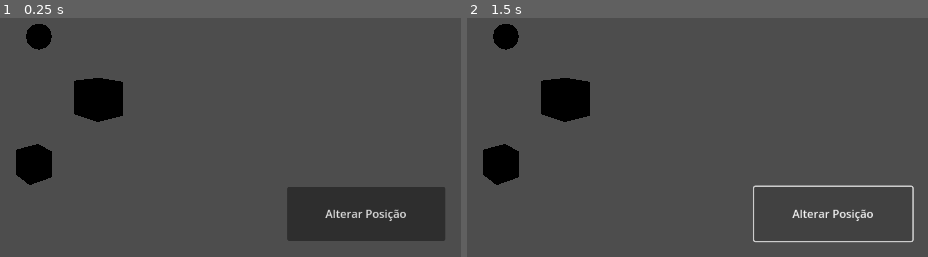
Above: before the commit, frames 1-2 (left to right).
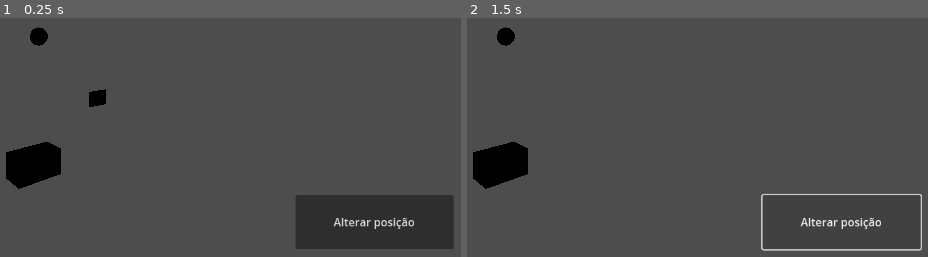
Above: after the commit, the same moments.

Repository: amandafontes/M5-Inteli
Game: Godot game, scene res://node_3d.tscn
The game is run twice, just before and just after one commit, with the same random seed, the same clock (stepped at 60 frames per second) and the same inputs.
Inputs:
- Up to frame 1 (0.25 s): no input
- Up to frame 2 (1.5 s): click "Alterar Posição" (after the commit: "Alterar posição") at 0.5 s; click "Alterar Posição" (after the commit: "Alterar posição") at 1.25 s

The runs differ from the first frame. In frame 1, 6.0% of the frame differs, in the area x 1-99%, y 2-97%; in frame 2, 4.6%.

Commit message:
Funções para concretizar a movimentação do robô no GODOT
- Inserção das funções para receber coordenadas via requisição HTTP e realizar a movimentação do robô.

- Adição de rota no script Flask para realizar o envio da última coordenada salva no banco de dados.

Diff:
--- a/Robô Digital/Simulação GODOT/Request_button.gd
+++ b/Robô Digital/Simulação GODOT/Request_button.gd
@@ -1,6 +1,12 @@
 extends Button
 
 @export var URL = "http://127.0.0.1:3000/posicao_atual"
+var Ponta_robo
+var Posicao
+
+func _ready():
+	Ponta_robo = get_node("RigidBody3D")
+	print(Ponta_robo)
 
 func _on_Request_button_button_down():
 	$HTTPRequest.request(URL)
@@ -8,3 +14,6 @@
 func _on_http_request_request_completed(_result, _response_code, _headers, _body):
 	var output = _body.get_string_from_utf8()
 	print(output)
+
+	Ponta_robo.position = (Vector3(0, 0, 0))
+	Ponta_robo.translate = (Vector3(float(output.get_slice(",", 0)), float(output.get_slice(",", 1)), float(output.get_slice(",", 2))))
--- /dev/null
+++ b/Robô Digital/Simulação GODOT/node_3d.gd
@@ -0,0 +1,38 @@
+extends Node3D
+
+# Declaração das variáveis que serão utilizadas posteriormente
+var URL = "http://127.0.0.1:3000/posicao_atual"
+var coordenada_x
+var coordenada_y
+var coordenada_z
+var ponta_robo
+var posicao_atual = []
+
+# Função para armazenamento do nodo referente ao robô
+func _ready():
+	ponta_robo = get_node("Ponta_RigidBody3D")
+	print(ponta_robo)
+
+# Função para envio da requisição HTTP a partir do botão "Alterar posição"
+func _on_request_button_pressed():
+	$CanvasLayer/Request_button/HTTPRequest.request(URL)
+
+# Função para a movimentação do robô a partir da coordenada enviada pela requisição
+func _on_http_request_request_completed(_result, _response_code, _headers, body):
+
+	# Variável que armazena a string de coordenadas recebida via requisição
+	posicao_atual = body.get_string_from_utf8()
+
+	# Teste para segmentação das coordenadas da posição atual
+	print(posicao_atual.get_slice("/", 0), posicao_atual.get_slice("/", 1), posicao_atual.get_slice("/", 2))
+
+	# Atribuindo às variáveis x, y e z suas respectivas coordenadas, a partir da segmentação do valor recebido
+	coordenada_x = float(posicao_atual.get_slice("/", 0))
+	coordenada_y = float(posicao_atual.get_slice("/", 1))
+	coordenada_z = float(posicao_atual.get_slice("/", 2))
+
+	# Definição da posição inicial do robô na simulação
+	ponta_robo.position = (Vector3(0,0,0))
+
+	# Movimentação do robô para as coordenadas correspondentes
+	ponta_robo.translate(Vector3((coordenada_x/10), (coordenada_y/10), (coordenada_z)/10))
--- a/Robô Digital/Simulação GODOT/node_3d.tscn
+++ b/Robô Digital/Simulação GODOT/node_3d.tscn
@@ -1,6 +1,6 @@
 [gd_scene load_steps=5 format=3 uid="uid://ckfjdfh4sgm4f"]
 
-[ext_resource type="Script" path="res://Request_button.gd" id="1_367r4"]
+[ext_resource type="Script" path="res://node_3d.gd" id="1_c5itm"]
 
 [sub_resource type="BoxShape3D" id="BoxShape3D_kgp7u"]
 
@@ -10,60 +10,66 @@
 radius = 1.703
 
 [node name="Node3D" type="Node3D"]
+script = ExtResource("1_c5itm")
 
-[node name="StaticBody3D" type="StaticBody3D" parent="."]
+[node name="Base_StaticBody3D" type="StaticBody3D" parent="."]
 
-[node name="CollisionShape3D" type="CollisionShape3D" parent="StaticBody3D"]
+[node name="Base_CollisionShape3D" type="CollisionShape3D" parent="Base_StaticBody3D"]
 shape = SubResource("BoxShape3D_kgp7u")
 
-[node name="CSGBox3D" type="CSGBox3D" parent="StaticBody3D"]
+[node name="Base_CSGBox3D" type="CSGBox3D" parent="Base_StaticBody3D"]
+size = Vector3(1.89868, 1, 1)
 
-[node name="RigidBody3D" type="RigidBody3D" parent="."]
+[node name="PinJoint3D" type="PinJoint3D" parent="Base_StaticBody3D"]
+transform = Transform3D(1, 0, 0, 0, 1, 0, 0, 0, 1, 0.128651, -0.0199909, -0.232004)
+node_a = NodePath("..")
+node_b = NodePath("../../Ponta_RigidBody3D")
+
+[node name="Ponta_RigidBody3D" type="RigidBody3D" parent="."]
 transform = Transform3D(1, 0, 0, 0, 1, 0, 0, 0, 1, 0.060854, 3, 3.51725)
 gravity_scale = 0.0
+freeze = true
 
-[node name="CollisionShape3D" type="CollisionShape3D" parent="RigidBody3D"]
+[node name="Ponta_CollisionShape3D" type="CollisionShape3D" parent="Ponta_RigidBody3D"]
 transform = Transform3D(1, 0, 0, 0, 1, 0, 0, 0, 1, -0.0347755, 0.140568, 0.00412989)
 shape = SubResource("BoxShape3D_oek3r")
 
-[node name="CSGBox3D2" type="CSGBox3D" parent="RigidBody3D"]
-transform = Transform3D(1, 0, 0, 0, 1, 0, 0, 0, 1, -0.033313, 0.13626, 0.0181869)
+[node name="Ponta_CSGBox3D2" type="CSGBox3D" parent="Ponta_RigidBody3D"]
+transform = Transform3D(1, 0, 0, 0, 1, 0, 0, 0, 1, -0.033313, 0.13626, 0.0181868)
+size = Vector3(0.694392, 0.446536, 0.002)
 
 [node name="Camera3D" type="Camera3D" parent="."]
 transform = Transform3D(0.795442, 0, -0.60603, 0, 1, 0, 0.60603, 0, 0.795442, -6.04442, 4.95527, 9.76972)
 
-[node name="PinJoint3D2" type="PinJoint3D" parent="."]
-transform = Transform3D(1, 0, 0, 0, 1, 0, 0, 0, 1, 0.128651, 4.39036, -0.232004)
-node_a = NodePath("../RigidBody3D2")
-node_b = NodePath("../RigidBody3D")
-
-[node name="PinJoint3D" type="PinJoint3D" parent="."]
-transform = Transform3D(1, 0, 0, 0, 1, 0, 0, 0, 1, 0.128651, 0.137841, -0.232004)
-node_a = NodePath("../StaticBody3D")
-node_b = NodePath("../RigidBody3D")
-
-[node name="RigidBody3D2" type="RigidBody3D" parent="."]
+[node name="Junta_RigidBody3D" type="RigidBody3D" parent="."]
 transform = Transform3D(1, 0, 0, 0, 1, 0, 0, 0, 1, 0, 5, 0.517247)
 gravity_scale = 0.0
+freeze = true
 
-[node name="CollisionShape3D" type="CollisionShape3D" parent="RigidBody3D2"]
+[node name="Junta_CollisionShape3D" type="CollisionShape3D" parent="Junta_RigidBody3D"]
 transform = Transform3D(1, 0, 0, 0, 1, 0, 0, 0, 1, -0.0331594, -0.061883, -0.163537)
 shape = SubResource("SphereShape3D_oq56f")
 
-[node name="CSGSphere3D" type="CSGSphere3D" parent="."]
-transform = Transform3D(1, 0, 0, 0, 1, 0, 0, 0, 1, 0, 4.95339, 0.353434)
+[node name="Junta_CSGSphere3D" type="CSGSphere3D" parent="Junta_RigidBody3D"]
+transform = Transform3D(1, 0, 0, 0, 1, 0, 0, 0, 1, 0, -0.0466099, -0.163813)
+radius = 0.349921
+
+[node name="PinJoint3D2" type="PinJoint3D" parent="Junta_RigidBody3D"]
+transform = Transform3D(1, 0, 0, 0, 1, 0, 0, 0, 1, -0.0126686, -0.240188, -0.185748)
+node_a = NodePath("..")
+node_b = NodePath("../../Ponta_RigidBody3D")
 
 [node name="CanvasLayer" type="CanvasLayer" parent="."]
 
 [node name="Request_button" type="Button" parent="CanvasLayer"]
-offset_left = 900.0
-offset_top = 541.0
-offset_right = 1128.0
-offset_bottom = 619.0
-text = "Alterar Posição"
-script = ExtResource("1_367r4")
+offset_left = 912.0
+offset_top = 553.0
+offset_right = 1140.0
+offset_bottom = 631.0
+text = "Alterar posição"
 
 [node name="HTTPRequest" type="HTTPRequest" parent="CanvasLayer/Request_button"]
 
-[connection signal="button_down" from="CanvasLayer/Request_button" to="CanvasLayer/Request_button" method="_on_Request_button_button_down"]
-[connection signal="request_completed" from="CanvasLayer/Request_button/HTTPRequest" to="CanvasLayer/Request_button" method="_on_http_request_request_completed"]
+[connection signal="pressed" from="CanvasLayer/Request_button" to="." method="_on_request_button_pressed"]
+[connection signal="request_completed" from="CanvasLayer/Request_button/HTTPRequest" to="." method="_on_request_button_pressed"]
+[connection signal="request_completed" from="CanvasLayer/Request_button/HTTPRequest" to="." method="_on_http_request_request_completed"]
Not shown, changed: Robô Digital/src/app.py
Not shown, changed: Robô Digital/src/coordenadas.db
Not shown, changed: Robô Digital/src/templates/index.html
